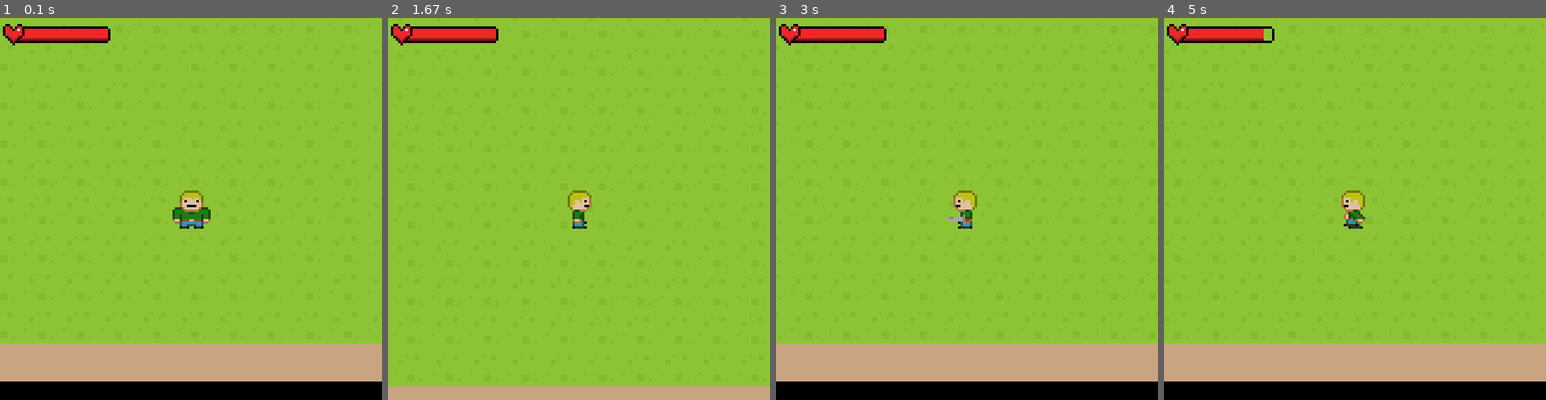
Above: before the commit, frames 1-4 (left to right).
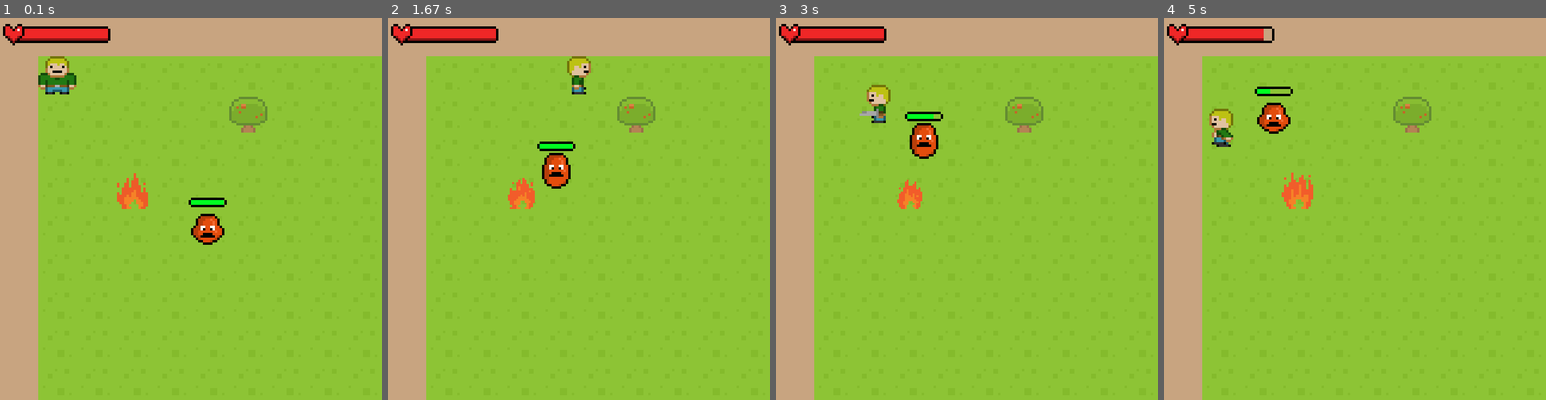
Above: after the commit, the same moments.

Repository: Flashweb14/PyGameRPG
Game: pygame game, started from RPG/__main__.py
Same seed, same stepped clock (60 frames per second), same inputs: the game is played once before the commit and once after it.
Inputs:
- Up to frame 1 (0.1 s): no input
- Up to frame 2 (1.67 s): hold D 0.33-0.8 s; hold W 0.83-1.13 s; hold D 1.17-1.63 s
- Up to frame 3 (3 s): hold A 1.67-2.2 s; hold S 2.23-2.53 s; tap Space at 2.57, 2.97 s; hold A from 2.9 s (still down)
- Up to frame 4 (5 s): tap Space at 3.27, 3.4, 3.8, 4.1, 4.47, 4.87 s; release A at 3.3 s; hold W 3.33-3.7 s; hold D 3.73-4.37 s; hold S 4.4-4.77 s; hold H from 4.8 s (still down); hold A from 4.8 s (still down)

The runs differ from the first frame. In frame 1, 33% of the frame differs, in the area x 0-100%, y 0-100%; in frame 2, 23%; in frame 3, 32%; in frame 4, 33%.

Commit message:
:bug: Исправление багов, связанных с изменением скорости игры, при изменении показателя FPS

Diff:
--- a/RPG/resources/level_maps/level.txt
+++ b/RPG/resources/level_maps/level.txt
@@ -1,5 +1,5 @@
 ####################
-#..................#
+#@.................#
 #.....T............#
 #..................#
 #..................#
@@ -11,7 +11,7 @@
 #..................#
 #..................#
 #..................#
-#......@...........#
+#..................#
 #..................#
 #..................#
 #..................#
--- a/RPG/scripts/camera.py
+++ b/RPG/scripts/camera.py
@@ -1,4 +1,3 @@
-
 class Camera:
     def __init__(self, game):
         self.game = game
@@ -8,6 +7,8 @@
     def apply(self, obj):
         obj.rect.x += self.dx
         obj.rect.y += self.dy
+        print(self.dx)
+        print(self.dy)
 
     def update(self, target):
         self.dx = -(target.rect.x + target.rect.w // 2 - self.game.width // 2)
--- a/RPG/scripts/game_processes/main_process.py
+++ b/RPG/scripts/game_processes/main_process.py
@@ -1,4 +1,3 @@
-from RPG.scripts.utilities import load_image
 import pygame
 
 pygame.init()
@@ -6,7 +5,6 @@
 
 def main_process(game):
     while True:
-        game.camera.update(game.player)
         for event in pygame.event.get():
             if event.type == pygame.KEYDOWN:
                 if event.key == pygame.K_h:
@@ -15,9 +13,10 @@
                 game.terminate()
             game.player.handle_event(event)
         game.player.move()
-        for sprite in game.all_sprites:
-            if sprite not in game.gui_group:
-                game.camera.apply(sprite)
+        # game.camera.update(game.player)
+        # for sprite in game.all_sprites:
+        #     if sprite not in game.gui_group:
+        #         game.camera.apply(sprite)
         game.all_sprites.update()
         game.screen.fill((pygame.Color('black')))
         game.all_sprites.draw(game.screen)
--- a/RPG/scripts/player.py
+++ b/RPG/scripts/player.py
@@ -16,7 +16,7 @@
         self.rect.y = TILE_SIZE * y
 
         self.motion = []
-        self.speed = 4
+        self.speed = 240
         self.motion_dict = {pygame.K_w: 'up', pygame.K_s: 'down',
                             pygame.K_d: 'right', pygame.K_a: 'left'}
         self.speed_dict = {'up': (0, -self.speed), 'down': (0, self.speed),
@@ -32,6 +32,9 @@
 
         self.max_hp = 10
         self.hp = 10
+
+        self.x = self.rect.x
+        self.y = self.rect.y
 
     def handle_event(self, event):
         if event.type == pygame.KEYDOWN:
@@ -84,18 +87,22 @@
                     if self.game.player.animation % 15 == 0:
                         self.image = self.animation_dict[self.motion[0]][self.animation % 2]
                 self.animation += 1
-                self.rect.x += self.speed_dict[direction][0]
-                self.rect.y += self.speed_dict[direction][1]
+                self.x += self.speed_dict[direction][0] / self.game.FPS
+                self.y += self.speed_dict[direction][1] / self.game.FPS
+                self.rect.x = int(self.x)
+                self.rect.y = int(self.y)
                 if (pygame.sprite.spritecollideany(self, self.game.walls_group) or
                         pygame.sprite.spritecollideany(self, self.game.enemy_group)):
-                    self.rect.x -= self.speed_dict[direction][0]
-                    self.rect.y -= self.speed_dict[direction][1]
+                    self.x -= self.speed_dict[direction][0] / self.game.FPS
+                    self.y -= self.speed_dict[direction][1] / self.game.FPS
+                self.rect.x = int(self.x)
+                self.rect.y = int(self.y)
 
     def attack(self, speed):
         check_sprite = pygame.sprite.Sprite()
         check_sprite.rect = pygame.Rect((0, 0), (TILE_SIZE, TILE_SIZE))
-        check_sprite.rect.x = self.rect.x + speed[0] * 2
-        check_sprite.rect.y = self.rect.y + speed[1] * 2
+        check_sprite.rect.x = self.rect.x + speed[0] / 36
+        check_sprite.rect.y = self.rect.y + speed[1] / 36
         for enemy in self.game.enemy_group:
             if pygame.sprite.collide_rect(check_sprite, enemy):
                 enemy.hp -= 1
--- a/RPG/scripts/red_slime.py
+++ b/RPG/scripts/red_slime.py
@@ -9,8 +9,10 @@
     def __init__(self, game, x, y):
         super().__init__(game, RED_SLIME_1, x, y, 5, 1)
         self.animation_list = [RED_SLIME_1, RED_SLIME_2, RED_SLIME_3]
-        self.speed = 1
+        self.speed = 60
         self.angered = False
+        self.x = self.rect.x
+        self.y = self.rect.y
 
     def update(self):
         if self.game.count % 10 == 0:
@@ -23,7 +25,7 @@
         if self.hp <= 0:
             self.die()
 
-        if self.check_player_around(TILE_SIZE + self.game.player.speed * 4, self.game.player.speed * 2):
+        if self.check_player_around(TILE_SIZE + 8, 4):
             print('attack')
             # TODO Attack
         elif self.check_player_around(TILE_SIZE * 8, TILE_SIZE * 4) and not self.angered:
@@ -47,14 +49,16 @@
 
     def move(self):
         if self.game.player.rect.x > self.rect.x:
-            self.rect.x += self.speed
+            self.x += self.speed / self.game.FPS
         elif self.game.player.rect.x < self.rect.x:
-            self.rect.x -= self.speed
+            self.x -= self.speed / self.game.FPS
+        self.rect.x = int(self.x)
 
         if self.game.player.rect.y > self.rect.y:
-            self.rect.y += self.speed
+            self.y += self.speed / self.game.FPS
         elif self.game.player.rect.y < self.rect.y:
-            self.rect.y -= self.speed
+            self.y -= self.speed / self.game.FPS
+        self.rect.y = int(self.y)
 
     def attack(self):
         pass
